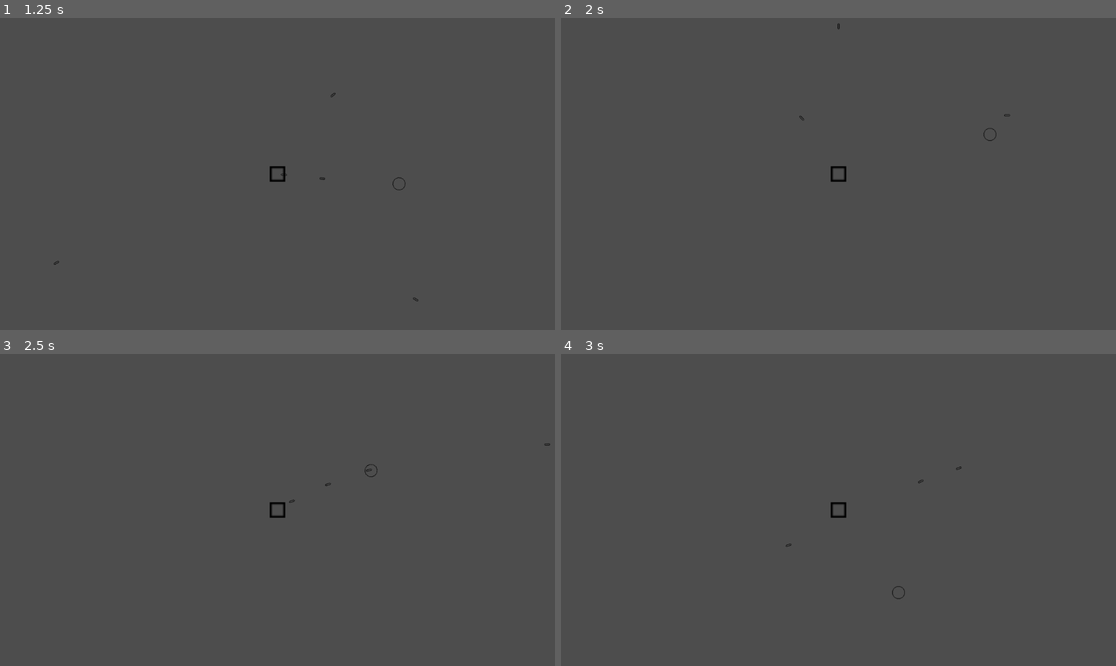
Above: before the commit, frames 1-4 (two rows, left to right).
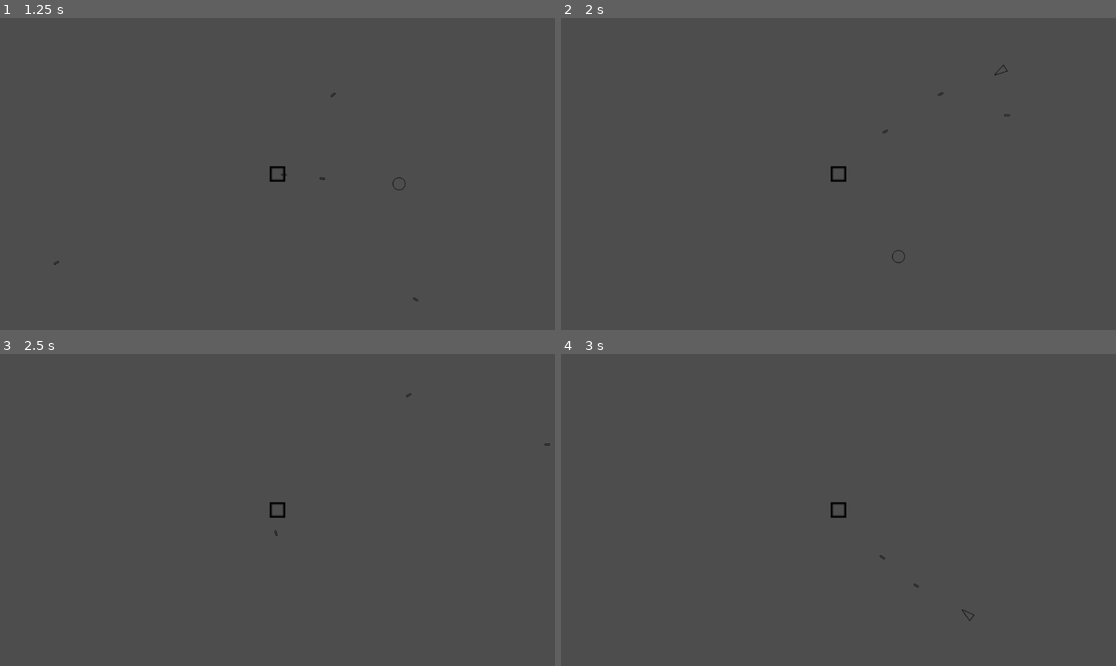
Above: after the commit, the same moments.

Repository: ROKAMETISM/Composition-Based-Practice-1
Game: Godot game, scene res://Scenes/level.tscn
Two runs of this game, one before a commit and one after it. Both use one fixed random seed, a clock stepped at 60 frames per second and the inputs below.
Inputs:
- Up to frame 1 (1.25 s): tap Enter at 0.5 s; hold D (move_right) from 0.53 s (still down)
- Up to frame 2 (2 s): release D (move_right) at 1.28 s; hold S (move_down) from 1.28 s (still down)
- Up to frame 3 (2.5 s): release S (move_down) at 2.03 s; hold D (move_right) from 2.03 s (still down)
- Up to frame 4 (3 s): release D (move_right) at 2.78 s; hold W (move_up) from 2.78 s (still down)

Frame 1 is identical in both runs. In frame 2, less than 0.1% of the frame differs, in the area x 42-81%, y 1-79%; in frame 3, less than 0.1%; in frame 4, less than 0.1%.

Commit message:
Implement Second Enemy type : fast

Diff:
--- /dev/null
+++ b/Scenes/enemy_fast.tscn
@@ -0,0 +1,11 @@
+[gd_scene load_steps=4 format=3 uid="uid://d25e1w02pkosw"]
+
+[ext_resource type="PackedScene" uid="uid://cpqmkss44wd6f" path="res://Scenes/enemy.tscn" id="1_7e8xf"]
+[ext_resource type="Script" uid="uid://brwvitk30gemx" path="res://Scripts/enemy_fast.gd" id="2_y3yis"]
+[ext_resource type="Texture2D" uid="uid://brdbgnk1dhwir" path="res://Sprites/sprite_enemy_fast_simple.png" id="3_60amu"]
+
+[node name="EnemyFast" instance=ExtResource("1_7e8xf")]
+script = ExtResource("2_y3yis")
+
+[node name="Sprite2D" parent="." index="0"]
+texture = ExtResource("3_60amu")
--- a/Scripts/enemy.gd
+++ b/Scripts/enemy.gd
@@ -10,6 +10,8 @@
 	hpcomponent.set_max_hp(enemy_max_hp)
 	hpcomponent.set_current_hp(enemy_current_hp)
 	hpcomponent.connect("died", _on_died)
+	collision_layer = 2
+	collision_mask = 1
 
 func _process(delta: float) -> void:
 	enemy_ai()
--- /dev/null
+++ b/Scripts/enemy_fast.gd
@@ -0,0 +1,14 @@
+extends "res://Scripts/enemy.gd"
+
+func enemy_ai() -> void:
+	look_at(player.global_position)
+	velocity = Vector2(120.0, 0).rotated(rotation)
+
+func _ready() -> void:
+	super()
+	enemy_initial_hp = 60
+	enemy_max_hp = enemy_initial_hp
+	enemy_current_hp = enemy_max_hp
+	var hpcomponent = $HPComponent
+	hpcomponent.set_max_hp(enemy_max_hp)
+	hpcomponent.set_current_hp(enemy_current_hp)
--- a/Scripts/enemy_spawndata.gd
+++ b/Scripts/enemy_spawndata.gd
@@ -3,11 +3,16 @@
 var enemy_spawn_intervals : Dictionary
 var enemy_spawn_distance_range : Dictionary
 
-const enemy_slow = preload("res://Scenes/enemy_slow.tscn")
+const ENEMY_SLOW = preload("res://Scenes/enemy_slow.tscn")
+const ENEMY_FAST = preload("res://Scenes/enemy_fast.tscn")
 
 func _ready() -> void:
-	enemy_spawn_intervals[enemy_slow] = 1.0
-	enemy_spawn_distance_range[enemy_slow] = Vector2(200, 400)
+	enemy_spawn_intervals[ENEMY_SLOW] = 1.0
+	enemy_spawn_distance_range[ENEMY_SLOW] = Vector2(200, 400)
+
+	enemy_spawn_intervals[ENEMY_FAST] = 1.3
+	enemy_spawn_distance_range[ENEMY_FAST] = Vector2(300, 600)
+
 
 func get_spawn_interval(enemy_type) -> float:
 	return enemy_spawn_intervals[enemy_type]
--- a/Scripts/level.gd
+++ b/Scripts/level.gd
@@ -6,4 +6,5 @@
 	player.global_position = get_viewport().size/2
 	$EnemySpawner.player = player
 	$EnemySpawner.enemies.append(preload("res://Scenes/enemy_slow.tscn"))
+	$EnemySpawner.enemies.append(preload("res://Scenes/enemy_fast.tscn"))
 	$EnemySpawner.init_timers()
Not shown, added: Scripts/enemy_fast.gd.uid
